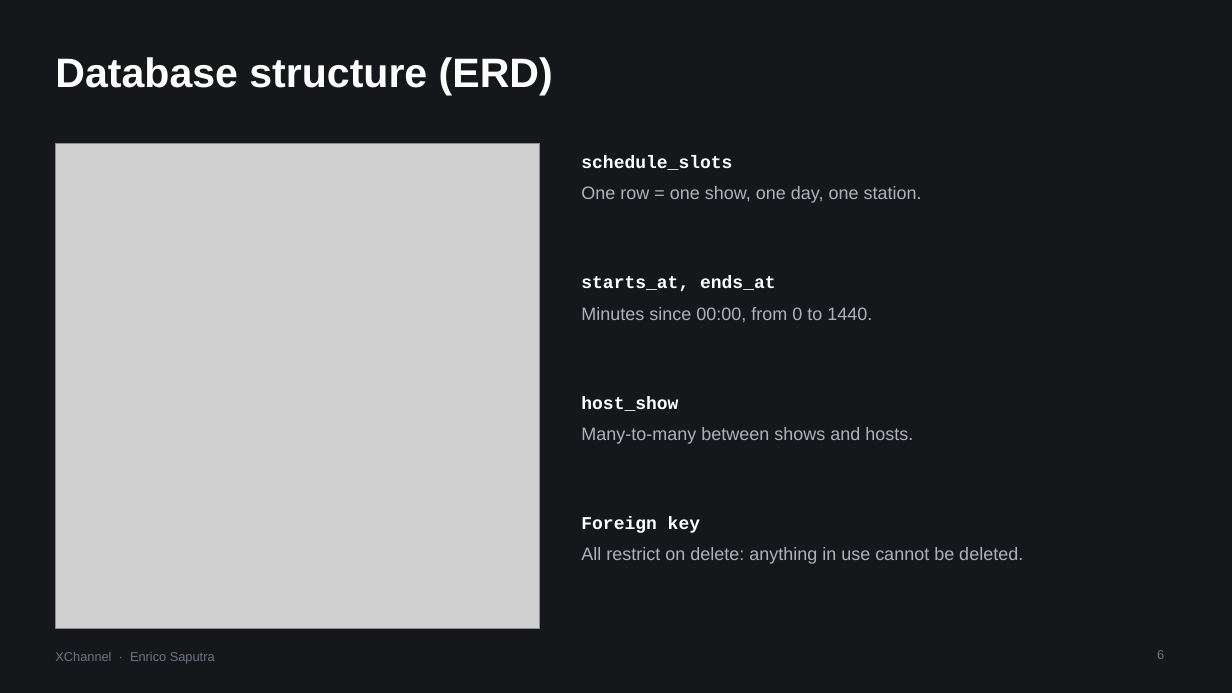
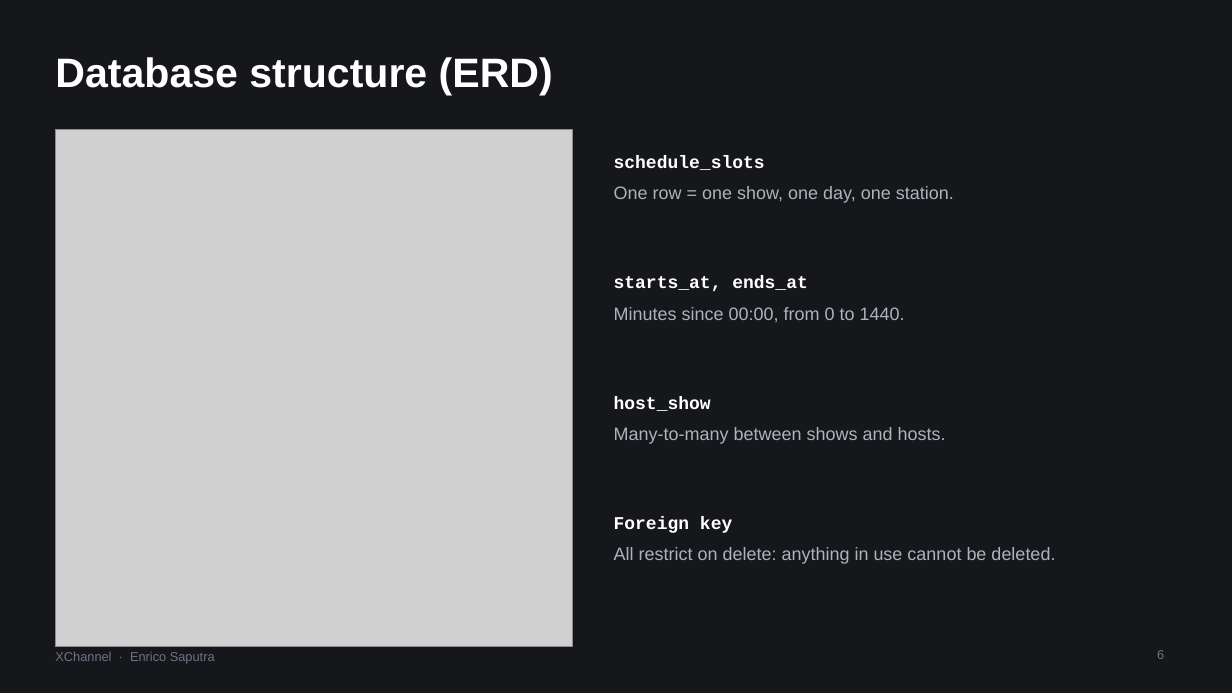
Before and after one commit to Enricosaputra/xchannel-dashboard-demo, a slide deck: slide 6 of docs/XChannel-walkthrough.pptx. Drawn at 1232x693 pixels with LibreOffice and Linux fonts; fonts in the diff are those of the drawing; grey boxes stand for pictures. Boxes give left, top, right and bottom in pixels: in the first picture for what was removed or moved away, otherwise in the second. Text is boxed around its words. In the diff, an @@ line names an element or a change of style, - is before the commit and + after.

Commit message:
Decks: bigger database diagrams, no open-work slide; Excalidraw diagrams
docs/diagrams/xchannel.excalidraw holds the architecture, the database and the main
flows as editable shapes (open it at excalidraw.com).

```diff
--- a/docs/XChannel-walkthrough.pptx
+++ b/docs/XChannel-walkthrough.pptx
@@ picture: place and size @@
-picture at [55,143,540,628]
+picture at [55,129,572,647]
@@ text "schedule_slots": place and size @@
-text "schedule_slots" at [581,156,732,170]
+text "schedule_slots" at [614,156,765,170]
@@ text "One row = one show, ...": place and size @@
-text "One row = one show, ..." at [581,186,922,203]
+text "One row = one show, ..." at [614,186,954,203]
@@ text "starts_at, ends_at": place and size @@
-text "starts_at, ends_at" at [581,276,776,292]
+text "starts_at, ends_at" at [614,276,808,292]
@@ text "Minutes since 00:00, from 0 ...": place and size @@
-text "Minutes since 00:00, from 0 ..." at [581,307,872,323]
+text "Minutes since 00:00, from 0 ..." at [614,307,905,322]
@@ text "host_show": place and size @@
-text "host_show" at [581,396,678,411]
+text "host_show" at [614,396,711,411]
@@ text "Many-to-many between shows and hosts.": place and size @@
-text "Many-to-many between shows and hosts." at [581,427,913,444]
+text "Many-to-many between shows and hosts." at [614,427,946,444]
@@ text "Foreign key": place and size @@
-text "Foreign key" at [581,516,700,533]
+text "Foreign key" at [614,516,732,533]
@@ text "All restrict on delete: anything ...": place and size @@
-text "All restrict on delete: anything ..." at [581,547,1023,564]
+text "All restrict on delete: anything ..." at [614,547,1055,564]
```
Also in this commit, not shown: 1 slide removed, 8 other files.
